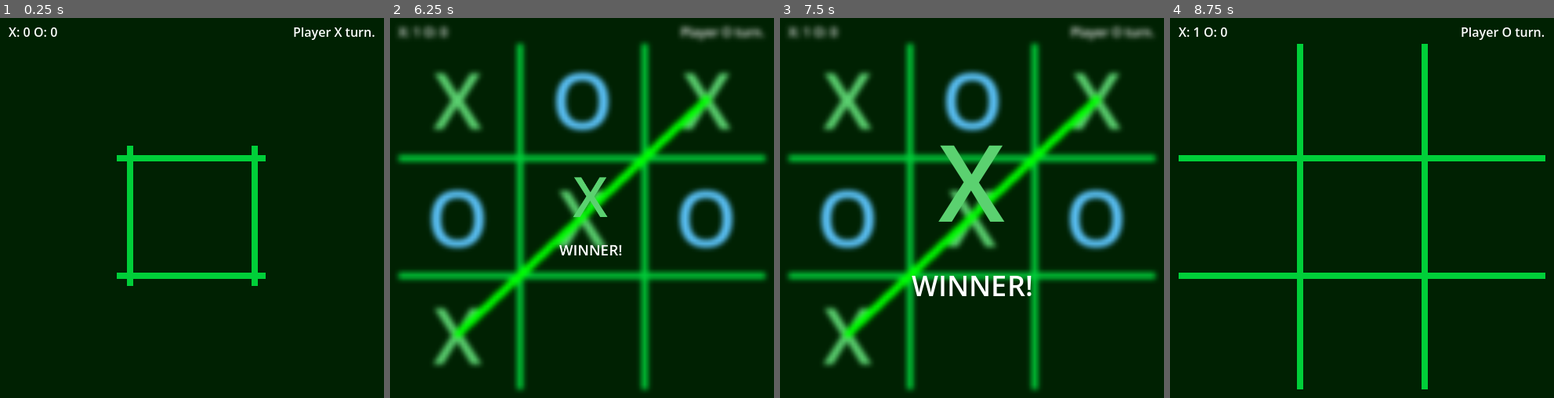
Above: before the commit, frames 1-4 (left to right).
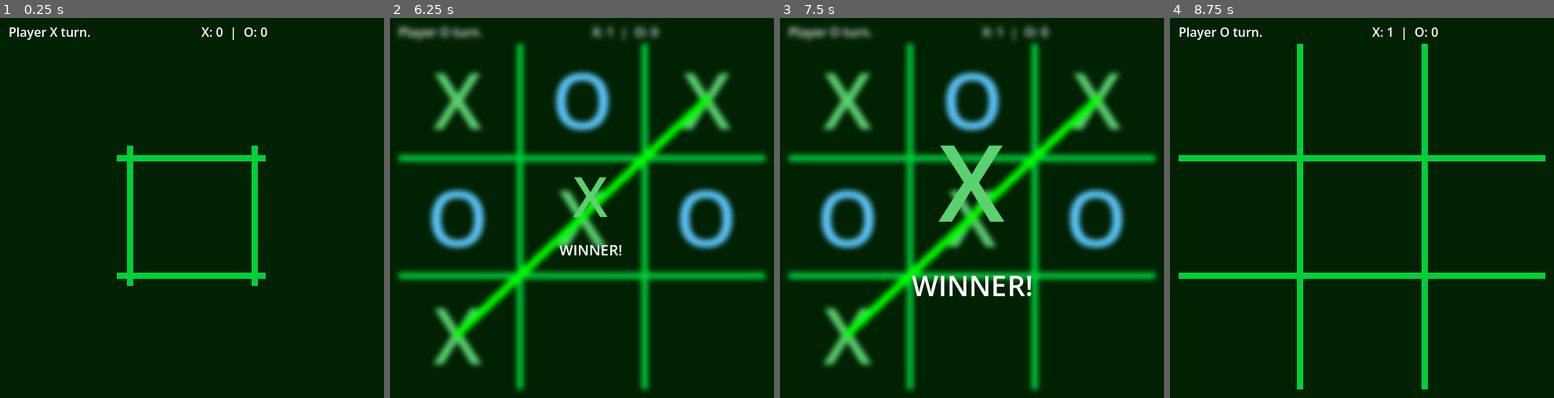
Above: after the commit, the same moments.

Repository: kevincabanilla/tic-tac-toe
Game: Godot game, scene res://scenes/main/main.tscn
Same seed, same stepped clock (60 frames per second), same inputs: the game is played once before the commit and once after it.
Inputs (mouse positions are in pixels of both pictures, inside the frame that each line leads up to):
- Up to frame 1 (0.25 s): no input
- Up to frame 2 (6.25 s): click (459, 97) at 0.5 s; click (582, 97) at 1.25 s; click (704, 97) at 2 s; click (459, 215) at 2.75 s; click (582, 215) at 3.5 s; click (704, 215) at 4.25 s; click (459, 333) at 5 s; click (582, 333) at 5.75 s
- Up to frame 3 (7.5 s): click (1094, 333) at 6.5 s; click (972, 333) at 7.25 s
- Up to frame 4 (8.75 s): click (1484, 333) at 8 s

The runs differ from the first frame. In frame 1, 0.6% of the frame differs, in the area x 2-98%, y 2-6%; in frame 2, 1.4%, in the area x 3-98%, y 1-7%; in frame 3, 1.4%; in frame 4, 0.6%.

Commit message:
separate ui controls and game ui

Diff:
--- a/project.godot
+++ b/project.godot
@@ -14,6 +14,10 @@
 run/main_scene="uid://dm5feshb4s0pj"
 config/features=PackedStringArray("4.6", "Forward Plus")
 config/icon="res://icon.svg"
+
+[autoload]
+
+GameData="*uid://cib2el3eyko08"
 
 [display]
 
--- /dev/null
+++ b/scenes/autoload/game_data/game_data.gd
@@ -0,0 +1,17 @@
+extends Node
+
+var player_x_score := 0
+var player_o_score := 0
+
+signal player_score_updated(player: Enums.Player, new_score: int)
+
+func add_score(player: Enums.Player) -> void:
+	var new_score := 0
+	match player:
+		Enums.Player.X:
+			player_x_score += 1
+			new_score = player_x_score
+		_: # wildcard pattern (default)
+			player_o_score += 1
+			new_score = player_o_score
+	player_score_updated.emit(player, new_score)
--- /dev/null
+++ b/scenes/autoload/game_data/game_data.tscn
@@ -0,0 +1,6 @@
+[gd_scene format=3 uid="uid://cib2el3eyko08"]
+
+[ext_resource type="Script" uid="uid://dq4nx8ln771xh" path="res://scenes/autoload/game_data/game_data.gd" id="1_u2wja"]
+
+[node name="GameData" type="Node" unique_id=1592961086]
+script = ExtResource("1_u2wja")
--- a/scenes/main/main.gd
+++ b/scenes/main/main.gd
@@ -16,8 +16,7 @@
 	get_viewport().gui_disable_input = disable
 
 func _on_game_manager_game_over(winner: Enums.Player) -> void:
-	score_manager.add_score(winner)
-	game_ui.update_score(score_manager.get_player_x_score(), score_manager.get_player_o_score())
+	GameData.add_score(winner)
 	disable_all_input(true)
 	await game_ui.display_cross_line()
 	await game_ui.blur()
--- a/scenes/main/main.tscn
+++ b/scenes/main/main.tscn
@@ -3,7 +3,6 @@
 [ext_resource type="PackedScene" uid="uid://b3rs54djx0x63" path="res://scenes/ui/game_ui/game_ui.tscn" id="1_hyk8p"]
 [ext_resource type="PackedScene" uid="uid://46m7iq1m4kha" path="res://scenes/managers/game_manager/game_manager.tscn" id="1_iuonh"]
 [ext_resource type="Script" uid="uid://5s7sa14jk78r" path="res://scenes/main/main.gd" id="1_k2fmo"]
-[ext_resource type="PackedScene" uid="uid://cnceea7l7d7t6" path="res://scenes/managers/score_manager/score_manager.tscn" id="3_6q06x"]
 [ext_resource type="PackedScene" uid="uid://8y1snlyqkspj" path="res://scenes/ui/end_screen/end_screen.tscn" id="3_l3cfh"]
 
 [node name="Main" type="Node" unique_id=553093518]
@@ -12,8 +11,6 @@
 
 [node name="GameManager" parent="." unique_id=244457677 instance=ExtResource("1_iuonh")]
 
-[node name="ScoreManager" parent="." unique_id=1848482632 instance=ExtResource("3_6q06x")]
-
 [node name="GameUi" parent="." unique_id=209699471 node_paths=PackedStringArray("game_manager") instance=ExtResource("1_hyk8p")]
 game_manager = NodePath("../GameManager")
 
--- a/scenes/managers/game_manager/game_manager.gd
+++ b/scenes/managers/game_manager/game_manager.gd
@@ -15,7 +15,7 @@
 	initialize()
 	print("game_manager initialized.")
 
-func determine_winner(row:int, col:int) -> void:
+func get_next_player(row:int, col:int) -> Enums.Player:
 	var value = current_player as int
 	rows[row] += value
 	cols[col] += value
@@ -33,6 +33,7 @@
 		game_draw.emit()
 	#else:
 	current_player = (Enums.Player.X if current_player == Enums.Player.O else Enums.Player.O)
+	return current_player
 
 
 func initialize() -> void:
--- a/scenes/managers/score_manager/score_manager.gd
+++ /dev/null
@@ -1,18 +0,0 @@
-extends Node
-class_name ScoreManager
-
-var _player_x_score = 0
-var _player_o_score: = 0
-
-func add_score(player: Enums.Player) -> void:
-	match player:
-		Enums.Player.X:
-			_player_x_score += 1
-		_: # wildcard pattern (default)
-			_player_o_score += 1
-
-func get_player_x_score() -> int:
-	return _player_x_score
-
-func get_player_o_score() -> int:
-	return _player_o_score
--- a/scenes/managers/score_manager/score_manager.tscn
+++ /dev/null
@@ -1,6 +0,0 @@
-[gd_scene format=3 uid="uid://cnceea7l7d7t6"]
-
-[ext_resource type="Script" uid="uid://d3kflmyslcqst" path="res://scenes/managers/score_manager/score_manager.gd" id="1_cjksi"]
-
-[node name="ScoreManager" type="Node" unique_id=1848482632]
-script = ExtResource("1_cjksi")
--- a/scenes/ui/game_ui/game_ui.gd
+++ b/scenes/ui/game_ui/game_ui.gd
@@ -15,9 +15,9 @@
 @onready var btn_7: Button = %Btn7
 @onready var btn_8: Button = %Btn8
 @onready var animation_player: AnimationPlayer = $AnimationPlayer
+@onready var ui_controls: UiControls = %UiControls
 
 var current_player: Enums.Player
-var player_symbol = ""
 var cross_line_instance: CrossLine
 
 
@@ -51,26 +51,17 @@
 	#return control.get_global_transform() * control.pivot_offset # use this if pivot is not centered
 	return control.global_position + control.size / 2 # use this if pivot is already centered
 
-
-func update_score(x_score: int, o_score: int) -> void:
-	%XScoreLabel.text = "X: %s" % x_score
-	%OScoreLabel.text = "O: %s" % o_score
-
-
 func change_player(player: Enums.Player) -> void:
 	current_player = player
-	player_symbol = "X" if current_player == Enums.Player.X else "O"
-	%TurnLabel.text = "Player %s turn." % ("X" if current_player == Enums.Player.X else "O")
-
+	ui_controls.change_player(current_player)
 
 func _on_btn_pressed(row: int, col: int, btn: GameButton) -> void:
 	var color = (Color("#5bd170") if game_manager.current_player == Enums.Player.X else Color("5ac1f7ff"))
 	btn.add_theme_color_override("font_disabled_color", color)
-	btn.text = player_symbol
+	btn.text = "X" if current_player == Enums.Player.X else "O"
 	btn.play_animation()
 	btn.disabled = true
-	game_manager.determine_winner(row, col)
-	change_player(game_manager.current_player)
+	change_player(game_manager.get_next_player(row, col))
 
 func display_cross_line() -> void:
 	var result_index := game_manager.get_result_index().split("|")
--- a/scenes/ui/game_ui/game_ui.tscn
+++ b/scenes/ui/game_ui/game_ui.tscn
@@ -3,6 +3,7 @@
 [ext_resource type="Script" uid="uid://d33orujn3hnqp" path="res://scenes/ui/game_ui/game_ui.gd" id="1_0uh32"]
 [ext_resource type="PackedScene" uid="uid://c5qlsm6g8yg7" path="res://scenes/ui/game_button/game_button.tscn" id="1_c63vp"]
 [ext_resource type="PackedScene" uid="uid://c2npyxciw6kff" path="res://scenes/game_objects/cross_line/cross_line.tscn" id="2_o4qo6"]
+[ext_resource type="PackedScene" uid="uid://o1a3fwvfgsfk" path="res://scenes/ui/ui_controls/ui_controls.tscn" id="3_8cfus"]
 [ext_resource type="Shader" uid="uid://dsbewu18wpbkl" path="res://scenes/ui/game_ui/game_ui.gdshader" id="4_xbia5"]
 
 [sub_resource type="StyleBoxFlat" id="StyleBoxFlat_0uh32"]
@@ -130,28 +131,9 @@
 [node name="VBoxContainer" type="VBoxContainer" parent="PanelContainer/MarginContainer" unique_id=1726796249]
 layout_mode = 2
 
-[node name="HFlowContainer" type="HFlowContainer" parent="PanelContainer/MarginContainer/VBoxContainer" unique_id=173651554]
-layout_mode = 2
-
-[node name="XScoreLabel" type="Label" parent="PanelContainer/MarginContainer/VBoxContainer/HFlowContainer" unique_id=1125363999]
-unique_name_in_owner = true
-layout_mode = 2
-text = "X: 0"
-
-[node name="OScoreLabel" type="Label" parent="PanelContainer/MarginContainer/VBoxContainer/HFlowContainer" unique_id=619267789]
-unique_name_in_owner = true
-layout_mode = 2
-text = "O: 0"
-
-[node name="HFlowContainer" type="HFlowContainer" parent="PanelContainer/MarginContainer/VBoxContainer/HFlowContainer" unique_id=2011159046]
-layout_mode = 2
-size_flags_horizontal = 3
-alignment = 2
-
-[node name="TurnLabel" type="Label" parent="PanelContainer/MarginContainer/VBoxContainer/HFlowContainer/HFlowContainer" unique_id=1637222362]
-unique_name_in_owner = true
-layout_mode = 2
-text = "Player %s turn"
+[node name="UiControls" parent="PanelContainer/MarginContainer/VBoxContainer" unique_id=1678979376 instance=ExtResource("3_8cfus")]
+unique_name_in_owner = true
+layout_mode = 2
 
 [node name="PanelContainer" type="PanelContainer" parent="PanelContainer/MarginContainer/VBoxContainer" unique_id=910303959]
 layout_mode = 2
--- /dev/null
+++ b/scenes/ui/ui_controls/ui_controls.gd
@@ -0,0 +1,21 @@
+class_name UiControls extends HFlowContainer
+
+
+func _ready() -> void:
+	GameData.player_score_updated.connect(_on_player_score_updated)
+
+
+func update_score(player: Enums.Player, new_score: int) -> void:
+	match player:
+		Enums.Player.X:
+			%XScoreLabel.text = "X: %s" % new_score
+		Enums.Player.O:
+			%OScoreLabel.text = "O: %s" % new_score
+
+
+func change_player(player: Enums.Player) -> void:
+	%TurnLabel.text = "Player %s turn." % ("X" if player == Enums.Player.X else "O")
+
+
+func _on_player_score_updated(player: Enums.Player, new_score: int) -> void:
+	update_score(player, new_score)
--- /dev/null
+++ b/scenes/ui/ui_controls/ui_controls.tscn
@@ -0,0 +1,34 @@
+[gd_scene format=3 uid="uid://o1a3fwvfgsfk"]
+
+[ext_resource type="Script" uid="uid://yj0xal6pf6me" path="res://scenes/ui/ui_controls/ui_controls.gd" id="1_wm3o0"]
+
+[node name="UiControls" type="HFlowContainer" unique_id=774020687]
+anchors_preset = 10
+anchor_right = 1.0
+offset_bottom = 23.0
+grow_horizontal = 2
+script = ExtResource("1_wm3o0")
+
+[node name="TurnLabel" type="Label" parent="." unique_id=351961607]
+unique_name_in_owner = true
+layout_mode = 2
+text = "Player %s turn"
+
+[node name="HFlowContainer" type="HFlowContainer" parent="." unique_id=751212462]
+layout_mode = 2
+size_flags_horizontal = 3
+alignment = 1
+
+[node name="XScoreLabel" type="Label" parent="HFlowContainer" unique_id=737694335]
+unique_name_in_owner = true
+layout_mode = 2
+text = "X: 0"
+
+[node name="Label" type="Label" parent="HFlowContainer" unique_id=922597229]
+layout_mode = 2
+text = " | "
+
+[node name="OScoreLabel" type="Label" parent="HFlowContainer" unique_id=370176606]
+unique_name_in_owner = true
+layout_mode = 2
+text = "O: 0"
Not shown, added: scenes/autoload/game_data/game_data.gd.uid
Not shown, removed: scenes/managers/score_manager/score_manager.gd.uid
Not shown, added: scenes/ui/ui_controls/ui_controls.gd.uid
